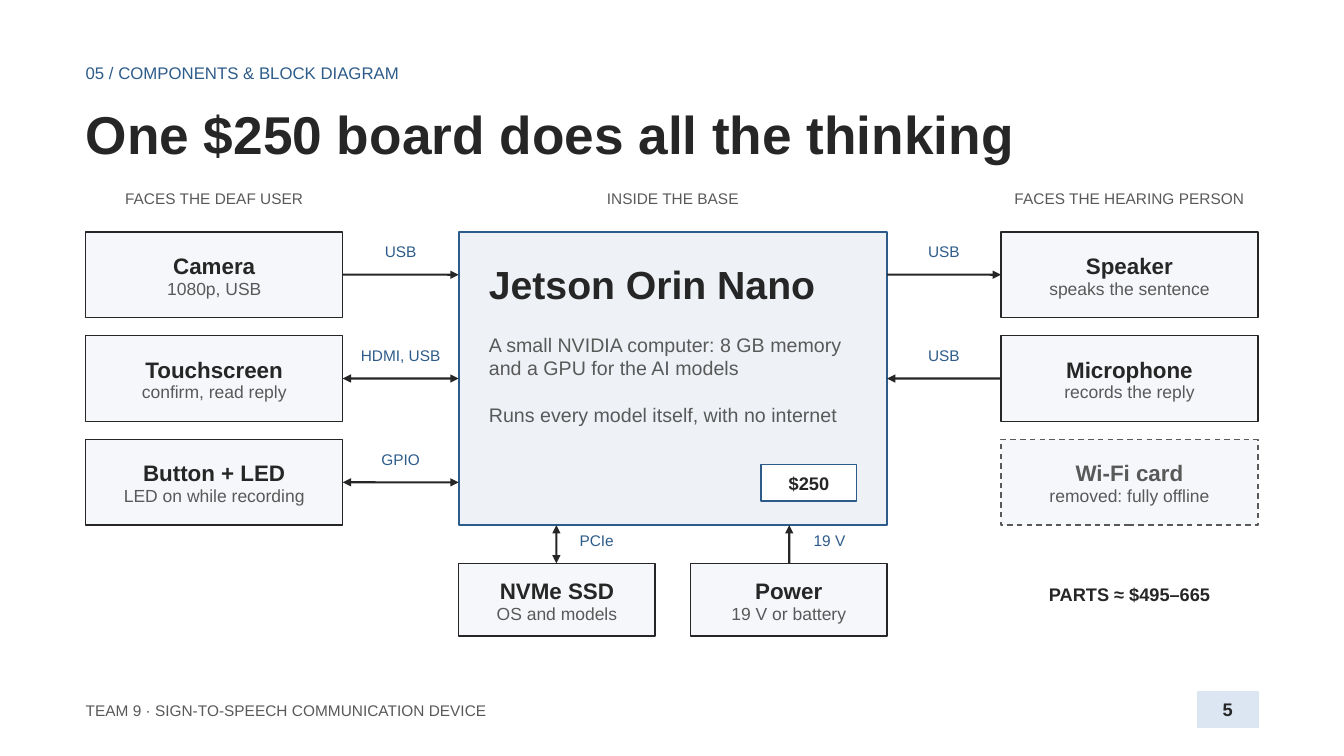
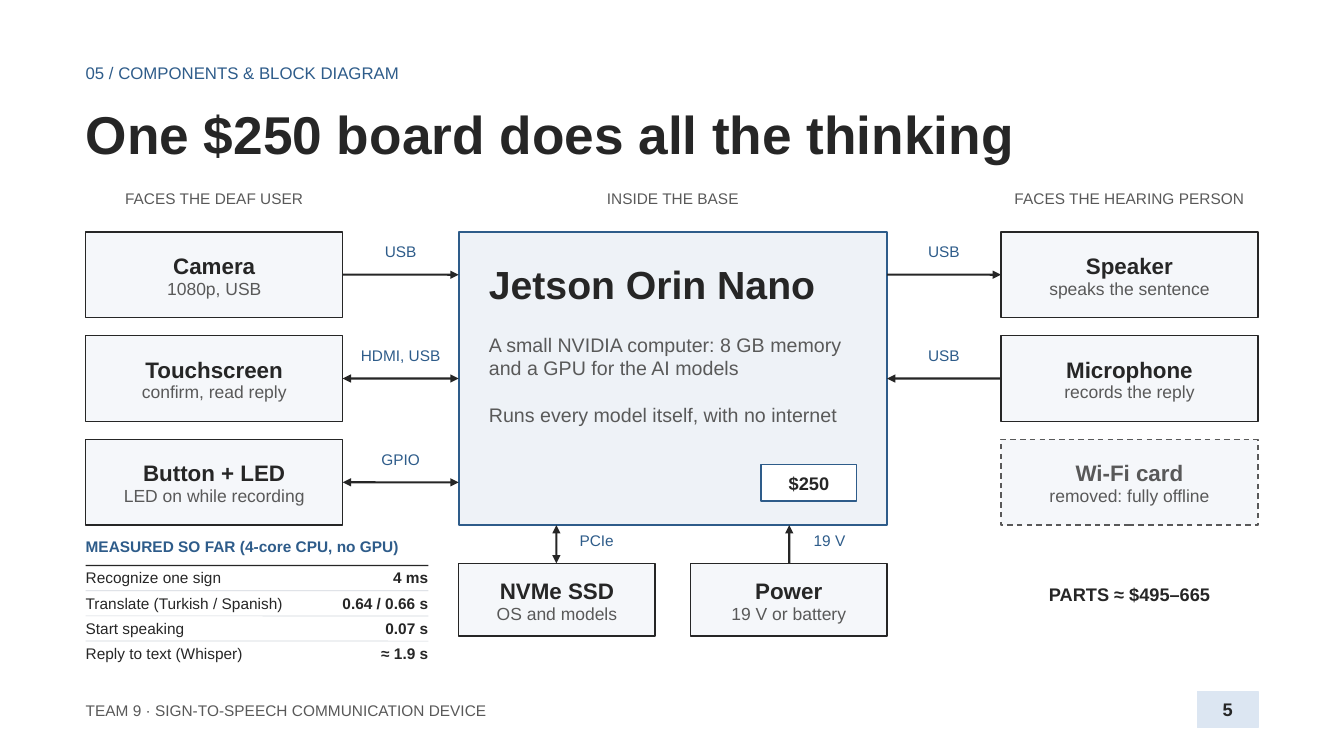
Before and after one commit to anxious956/Multilingual-Sign-to-Speech-Communication-Device, a slide deck: slide 5 of docs/presentation/Team9_Proposal_Presentation.pptx. Drawn at 1344x756 pixels with LibreOffice and Linux fonts; fonts in the diff are those of the drawing. Boxes give left, top, right and bottom in pixels: in the first picture for what was removed or moved away, otherwise in the second. Text is boxed around its words. In the diff, an @@ line names an element or a change of style, - is before the commit and + after.

```diff
--- a/docs/presentation/Team9_Proposal_Presentation.pptx
+++ b/docs/presentation/Team9_Proposal_Presentation.pptx
@@ text added at <box>86,541,399,555</box>, 11 pt, text #2E5C8A, bold @@
+MEASURED SO FAR (4-core CPU, no GPU)
@@ line added from (86, 566) to (429, 566), #262626 1 pt @@
@@ text added at <box>86,572,221,586</box>, 11 pt, text #262626 @@
+Recognize one sign
@@ line added from (86, 591) to (429, 591), #D0D5DC 0.5 pt @@
@@ text added at <box>86,598,283,612</box>, 11 pt, text #262626 @@
+Translate (Turkish / Spanish)
@@ text added at <box>342,598,429,609</box>, 11 pt, text #262626, bold @@
+0.64 / 0.66 s
@@ text added at <box>393,572,428,583</box>, 11 pt, text #262626, bold @@
+4 ms
@@ line added from (86, 616) to (429, 616), #D0D5DC 0.5 pt @@
@@ text added at <box>86,623,184,637</box>, 11 pt, text #262626 @@
+Start speaking
@@ text added at <box>385,623,429,634</box>, 11 pt, text #262626, bold @@
+0.07 s
@@ line added from (86, 641) to (429, 641), #D0D5DC 0.5 pt @@
@@ text added at <box>86,648,243,662</box>, 11 pt, text #262626 @@
+Reply to text (Whisper)
@@ text added at <box>394,648,429,659</box>, 11 pt, text #262626, bold @@
+≈ 1.9 s
```
Also in this commit, not shown: 1 other file.
